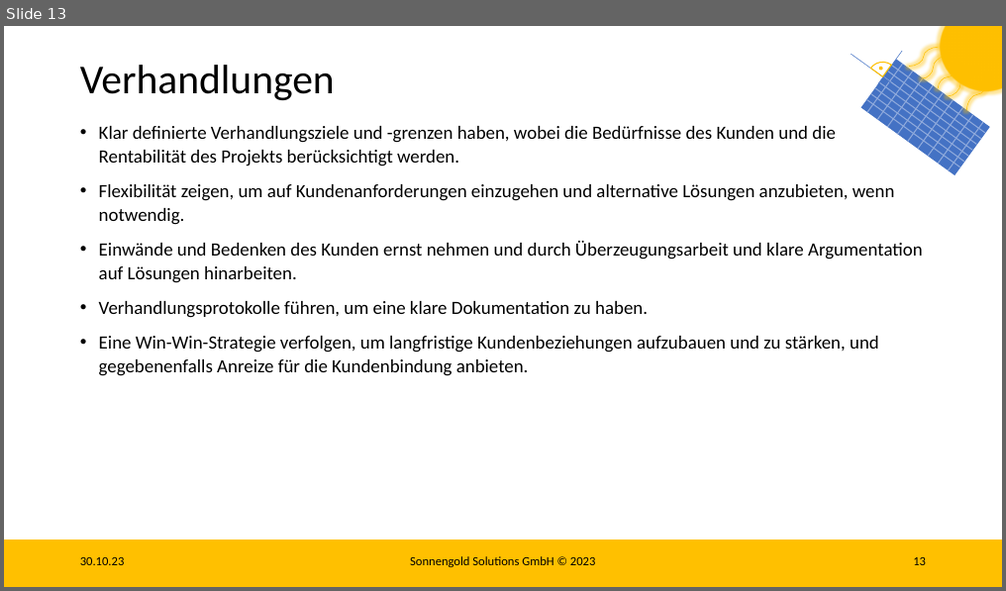
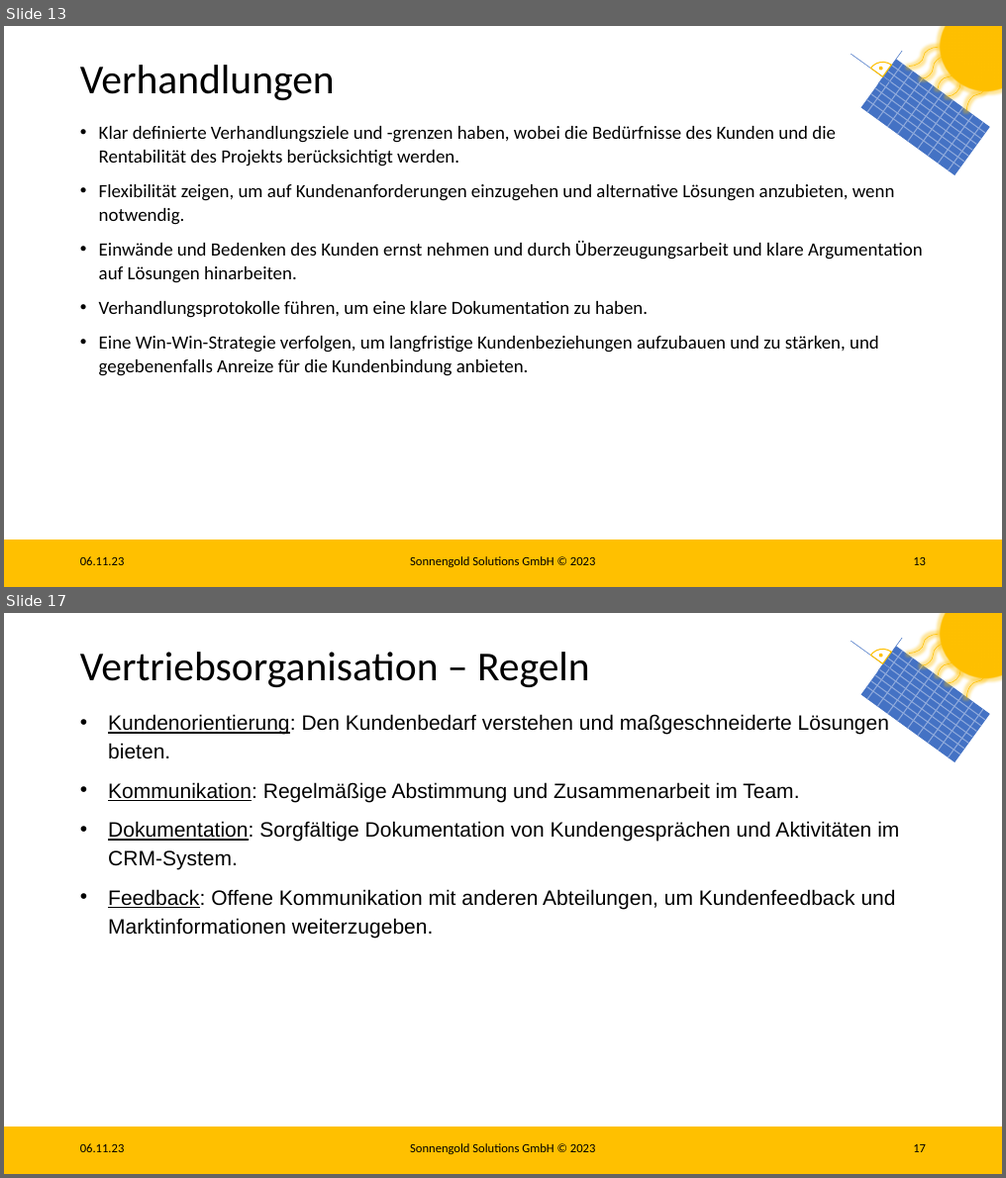
Before and after one commit to Lukas2104/sonnengold-solutions, a slide deck: ConsultingAbschlusspräsentation.pptx. Shown one above the other, each under a label of ours: slide 13 before the commit, slides 13 and 17 after it; the slides between them are not shown. The pictures are 1006x591 and 1006x1178 pixels, drawn with LibreOffice and Linux fonts; fonts in the diff are those of the drawing. Boxes give left, top, right and bottom in pixels: in the first picture for what was removed or moved away, otherwise in the second. Text is boxed around its words. In the diff, an @@ line names an element or a change of style, - is before the commit and + after.

```diff
--- a/ConsultingAbschlusspräsentation.pptx
+++ b/ConsultingAbschlusspräsentation.pptx
@@ slide 17 added at [4, 613, 1002, 1174], background #FFFFFF; not listed: 28 template elements that a slide beside it also shows @@
@@ title added at [80, 652, 590, 687], 39.6 pt, text #000000 @@
+Vertriebsorganisation – Regeln
@@ text added at [108, 714, 899, 938], 20 pt, text #000000 @@
+• Kundenorientierung: Den Kundenbedarf verstehen und maßgeschneiderte Lösungen bieten.
+• Kommunikation: Regelmäßige Abstimmung und Zusammenarbeit im Team.
+• Dokumentation: Sorgfältige Dokumentation von Kundengesprächen und Aktivitäten im CRM-System.
+• Feedback: Offene Kommunikation mit anderen Abteilungen, um Kundenfeedback und Marktinformationen weiterzugeben.
@@ text added at [80, 1144, 125, 1153], 12 pt, text #000000 @@
+06.11.23
@@ text added at [410, 1144, 596, 1155], 12 pt, text #000000 @@
+Sonnengold Solutions GmbH © 2023
@@ page number added at [913, 1145, 926, 1153], 12 pt, text #000000 @@
+17
@@ slide 13 changed as well @@
@@ text at [80, 557, 125, 566]: text changed @@
-30.10.23
+06.11.23
```
Also in this commit, not shown: 13 other slides changed, 6 other slides added.
